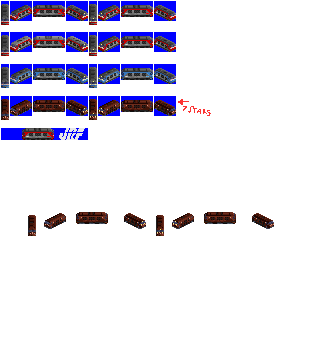
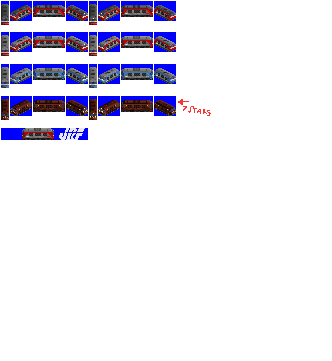
The second 332×361 image is a revision of the first. Changes to its layers:
painted on "Pasted Layer #2" over [1, 35, 175, 132]
painted on "Pasted Layer #1" over [1, 36, 97, 85]
painted on "Pasted Layer" over [1, 21, 274, 236]
